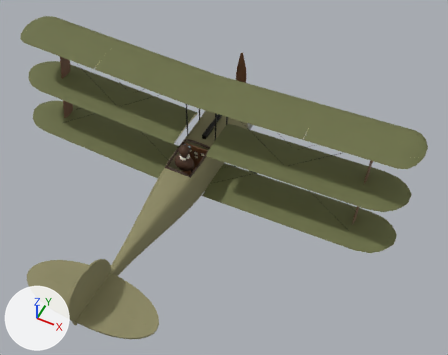
The glTF model public/models/sopwith_triplane.glb: old version first, new version second.
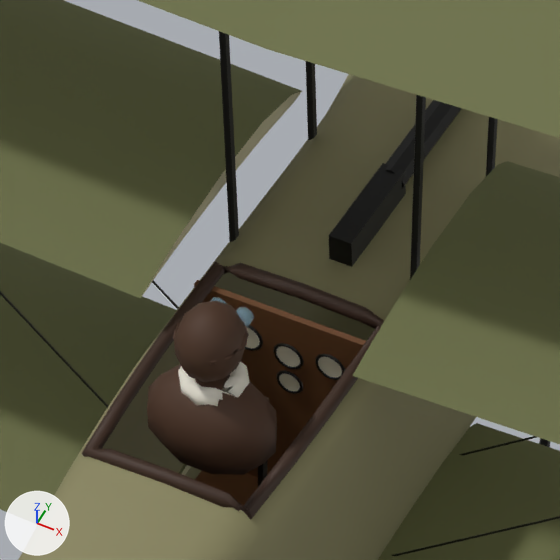
Each version appears first whole from a 50 mm camera at (4.25, -7.74, 8.96) aimed at (0.8, -0.84, 0.34), and next in a close-up on the part from 34% to 53% of the width and 28% to 52% of the height. The lights are fixed; the arrows at lower left show +X, +Y and +Z. The first two pictures are the older version. Where no turn or scale is listed for an object, it has been applied to the vertices. Vertices at exactly the same position are counted once.

Objects in the first close-up: 'Coaming', 'CockpitInterior', 'Fuselage', 'Gauge_Alt', 'Gauge_Compass', 'Gauge_RPM', 'Gauge_Speed', 'Guns', 'Pilot_Figure', 'Struts', 'Wing_Lower_L', 'Wing_Lower_R', 'Wing_Middle_L', 'Wing_Middle_R', 'Wing_Upper_L', 'Wing_Upper_R' and 6 more.
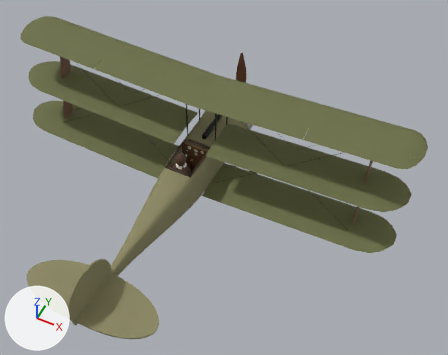
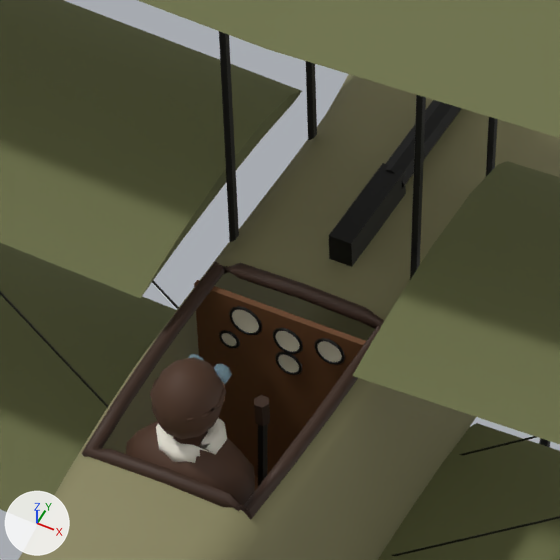
Edits to the bpy script that builds the scene:
```text
Change me_wing_middle_l:
    where me_wing_middle_l.from_pydata(...)  # 120 vertices, 236 faces; spans x -4.04..-0.34, y -0.69..0.3, z 0.57..0.78
    used by ob_wing_middle_l; location = (0.0, 0.0, 0.0)
    me_wing_middle_l part 1: 28 faces spanning x -4.04..-0.34, y -0.69..0.3, z 0.57..0.73 switch from mat_livery_wingbottom (beige #c9c2a0) to mat_livery_wingtop (dark yellow #6b6f45)
Change me_pilot_figure:
    used by ob_pilot_figure; location = (0.0, 0.0, 0.0)
    remove me_pilot_figure.from_pydata(...)  # 304 vertices, 588 faces; spans x -0.205..0.205, y -1.033..-0.753, z 0.253..0.843
    add me_pilot_figure.from_pydata(...)  # 304 vertices, 588 faces; spans x -0.205..0.205, y -1.173..-0.893, z 0.153..0.743
    me_pilot_figure part 2: the whole mesh is moved by (0.0, -0.14, -0.1)
Change ob_gauge_alt:
    ob_gauge_alt.location: (0.0, -0.456, 0.268) -> (0.0, -0.456, 0.333)
Change ob_gauge_compass:
    ob_gauge_compass.location: (0.0, -0.456, 0.157) -> (0.0, -0.456, 0.237)
Change ob_gauge_rpm:
    ob_gauge_rpm.location: (-0.14, -0.456, 0.287) -> (-0.14, -0.456, 0.352)
Change ob_gauge_speed:
    ob_gauge_speed.location: (0.14, -0.456, 0.287) -> (0.14, -0.456, 0.352)
```

Pixel boxes (x1, y1, x2, y2) of what changed, in the close-ups (560 x 560 px):
'Pilot_Figure', moved: before (147, 297, 277, 475); after (126, 354, 255, 506)
'Gauge_Speed', moved: before (318, 357, 342, 378); after (317, 341, 342, 362)
'Gauge_Alt', moved: before (276, 346, 300, 367); after (276, 331, 300, 352)
'Gauge_RPM', moved: before (246, 328, 260, 348); after (232, 309, 259, 333)
'Gauge_Compass', moved: before (279, 373, 300, 391); after (278, 355, 299, 373)
part 1 of me_wing_middle_l, recoloured: (145, 91, 302, 291) in both
